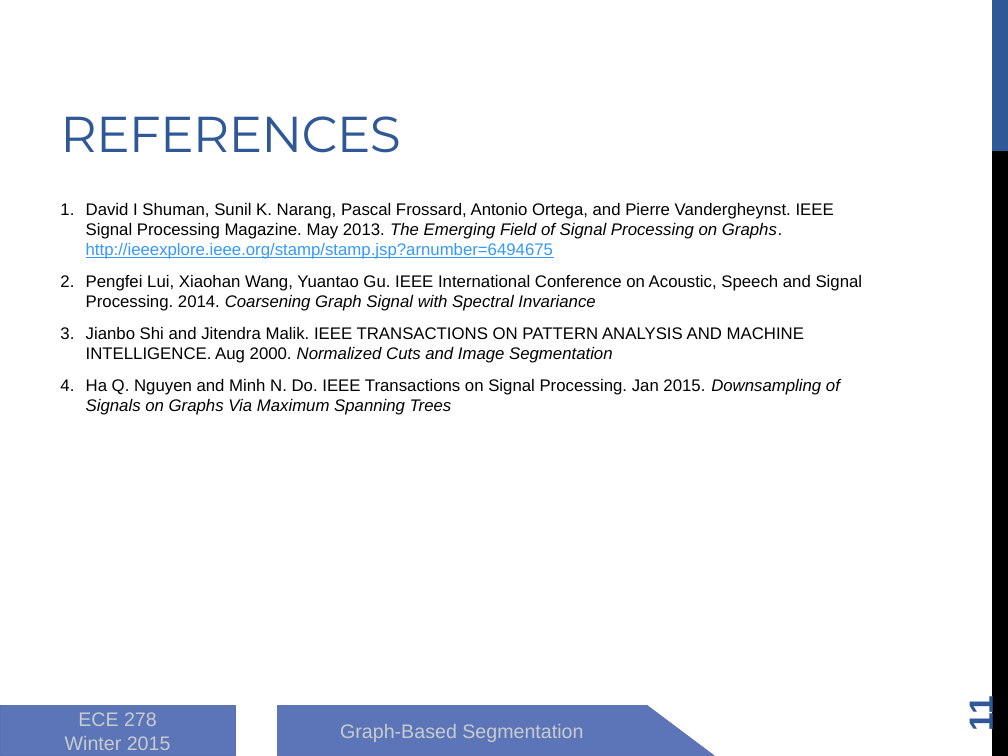
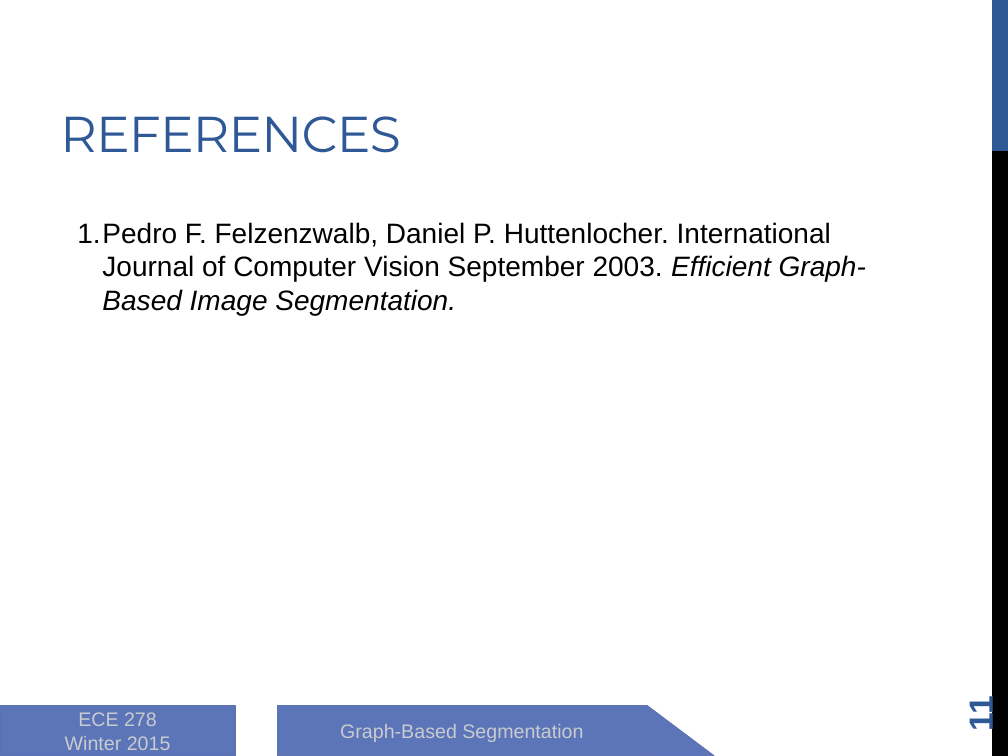
Before and after one commit to zhongguomeng/graph-based-segmentation, a slide deck: slide 11 of 8_report/presentation.pptx. Drawn at 1008x756 pixels with LibreOffice and Linux fonts; fonts in the diff are those of the drawing. Boxes give left, top, right and bottom in pixels: in the first picture for what was removed or moved away, otherwise in the second. Text is boxed around its words. In the diff, an @@ line names an element or a change of style, - is before the commit and + after.

Commit message:
Presentation

```diff
--- a/8_report/presentation.pptx
+++ b/8_report/presentation.pptx
@@ text removed at bbox=[86, 203, 863, 415] @@
-1. David I Shuman, Sunil K. Narang, Pascal Frossard, Antonio Ortega, and Pierre Vandergheynst. IEEE Signal Processing Magazine. May 2013. The Emerging Field of Signal Processing on Graphs. http://ieeexplore.ieee.org/stamp/stamp.jsp?arnumber=6494675
-2. Pengfei Lui, Xiaohan Wang, Yuantao Gu. IEEE International Conference on Acoustic, Speech and Signal Processing. 2014. Coarsening Graph Signal with Spectral Invariance
-3. Jianbo Shi and Jitendra Malik. IEEE TRANSACTIONS ON PATTERN ANALYSIS AND MACHINE INTELLIGENCE. Aug 2000. Normalized Cuts and Image Segmentation
-4. Ha Q. Nguyen and Minh N. Do. IEEE Transactions on Signal Processing. Jan 2015. Downsampling of Signals on Graphs Via Maximum Spanning Trees
@@ text added at bbox=[77, 222, 866, 315], 20 pt, text #000000 @@
+1. Pedro F. Felzenzwalb, Daniel P. Huttenlocher. International Journal of Computer Vision September 2003. Efficient Graph-Based Image Segmentation.
```
Also in this commit, not shown: 2 other slides changed, 5 other files.
